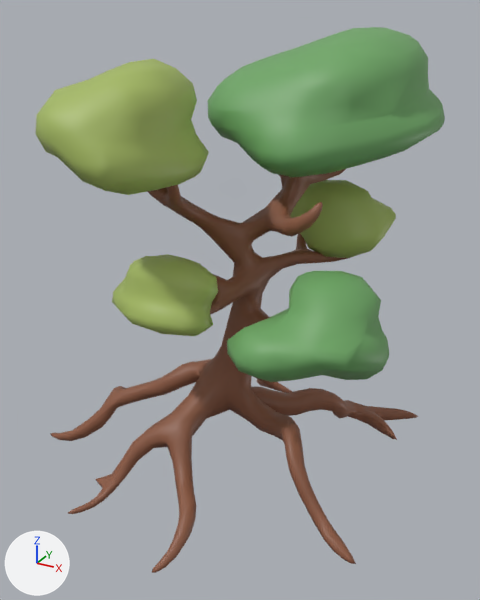
Before and after pictures for a commit that changed the FBX model Blitz/Blitz/Assets/3DAssets/Environment/GiantTreeStylized.fbx.
Both versions are drawn from a 50 mm camera at (12.6, -21.5, 17.8) aimed at (0.6, 0.2, 6.9). Arrows for +X, +Y and +Z are at lower left; the lights stay in place. Where no turn or scale is listed for an object, it has been applied to the vertices.

Names of what the first picture shows: 'Cube.010', 'Mball.035', 'Mball.036', 'Mball.037', 'Mball.038', 'Mball.040'.
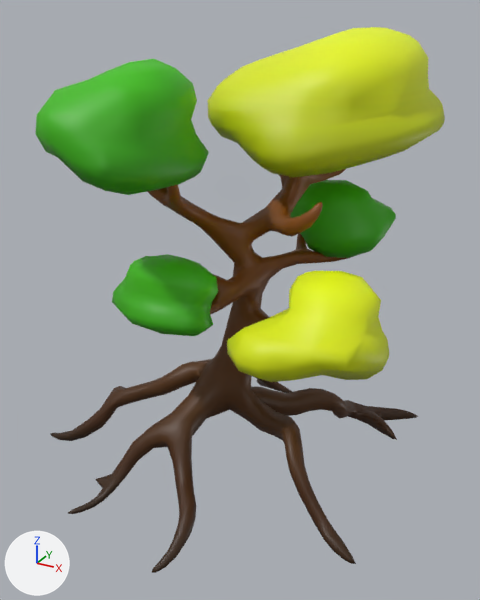
What differs and where, as boxes [x1, y1, x2, y2] in the pictures (480 x 600 px):
'Cube.010', surface changed
    both: [51, 169, 418, 573]
'Mball.035', surface changed (green to yellow)
    both: [208, 27, 445, 177]
'Mball.036', surface changed
    both: [36, 59, 209, 195]
'Mball.037', surface changed (green to yellow)
    both: [227, 271, 389, 382]
'Mball.038', surface changed
    both: [112, 254, 218, 336]
'Mball.040', surface changed
    both: [290, 180, 396, 258]

The change, as a list of edits to the scene's bpy script:
```text
Add img_gradient_png:
    img_gradient_png = load_image('Gradient.png', 'Materials/TreeTextures/Gradient.png', 2029, 1177, 'sRGB')
Change mat_material_005:
    remove mat_material_005.base_color = (0.381, 0.497, 0.125)  # green #a6bb63
    add mat_material_005.texture = img_gradient_png
Change mat_material_003:
    remove mat_material_003.base_color = (0.262, 0.0999, 0.0529)  # brown #8c5941
    add mat_material_003.texture = img_gradient_png
Change mat_material_004:
    remove mat_material_004.base_color = (0.156, 0.386, 0.13)  # green #6ea765
    add mat_material_004.texture = img_gradient_png
Change me_mesh_037:
    where me_mesh_037.from_pydata(...)  # 114 vertices, 158 faces; spans x -2.53..2.3, y -3.11..3.35, z -1.88..2.11
    used by ob_mball_036; location = (-1.3, -3.85, 14.17)
    me_mesh_037 part 1: texture (UV) coordinates of 158 of 158 faces, centred in x -2.42..2.11, y -3.0..2.98, z -1.85..2.02, changed; they spanned u 0.0..1.0, v 0.0..0.98 and now span u 0.54..0.54, v 0.78..0.89
Change me_cube_019:
    where me_cube_019.from_pydata(...)  # 1819 vertices, 1815 faces; spans x -8.3..7.5, y -7.4..7.8, z -1.0..15.1
    used by ob_cube_010; location = (0.01, 0.02, 0.0)
    me_cube_019 part 4: texture (UV) coordinates of 1815 of 1815 faces, centred in x -8.2..7.3, y -7.3..7.6, z -1.0..15.0, changed; they spanned u 0.36..0.87, v 0.0..1.0 and now span u 0.77..0.77, v 0.88..0.99
Change me_mesh_040:
    where me_mesh_040.from_pydata(...)  # 114 vertices, 158 faces; spans x -2.33..2.21, y -1.52..1.7, z -1.45..1.56
    used by ob_mball_040; location = (3.3, 3.64, 9.88)
    me_mesh_040 part 5: texture (UV) coordinates of 158 of 158 faces, centred in x -2.06..2.11, y -1.46..1.67, z -1.37..1.51, changed; they spanned u 0.0..1.0, v 0.0..0.84 and now span u 0.54..0.54, v 0.8..0.88
Change me_mesh_038:
    where me_mesh_038.from_pydata(...)  # 90 vertices, 122 faces; spans x -2.59..2.41, y -3.08..2.74, z -1.92..2.14
    used by ob_mball_037; location = (4.98, -1.93, 7.4)
    me_mesh_038 part 3: texture (UV) coordinates of 122 of 122 faces, centred in x -2.56..2.29, y -2.93..2.54, z -1.83..1.95, changed; they spanned u 0.0..0.7, v 0.0..1.0 and now span u 0.63..0.63, v 0.63..0.8
Change me_mesh_036:
    where me_mesh_036.from_pydata(...)  # 254 vertices, 332 faces; spans x -5.25..3.2, y -5.02..4.04, z -3.26..1.69
    used by ob_mball_035; location = (3.67, 3.8, 15.44)
    me_mesh_036 part 2: texture (UV) coordinates of 332 of 332 faces, centred in x -5.2..3.17, y -4.91..3.91, z -3.23..1.65, changed; they spanned u 0.0..0.94, v 0.0..1.0 and now span u 0.63..0.63, v 0.63..0.84
```
